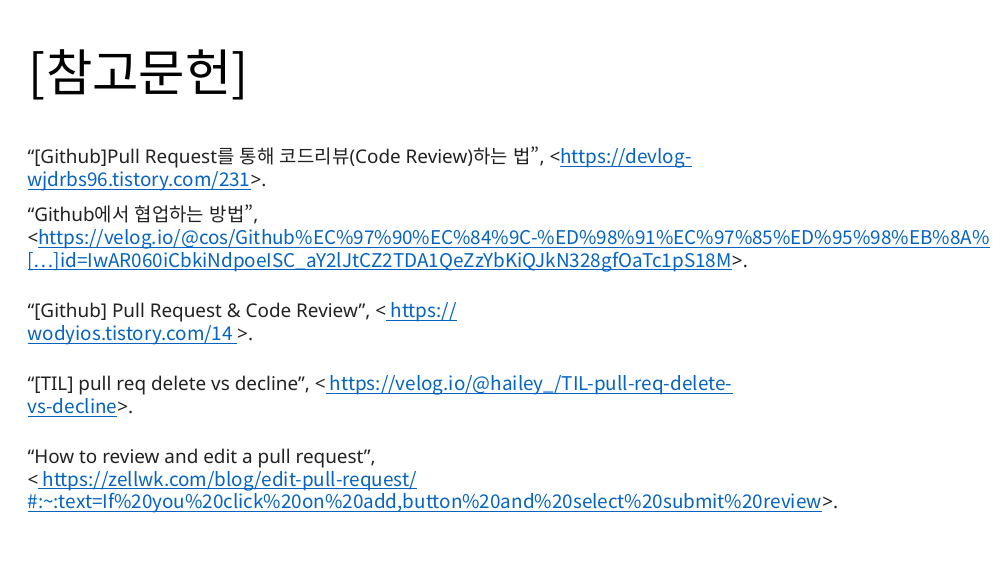
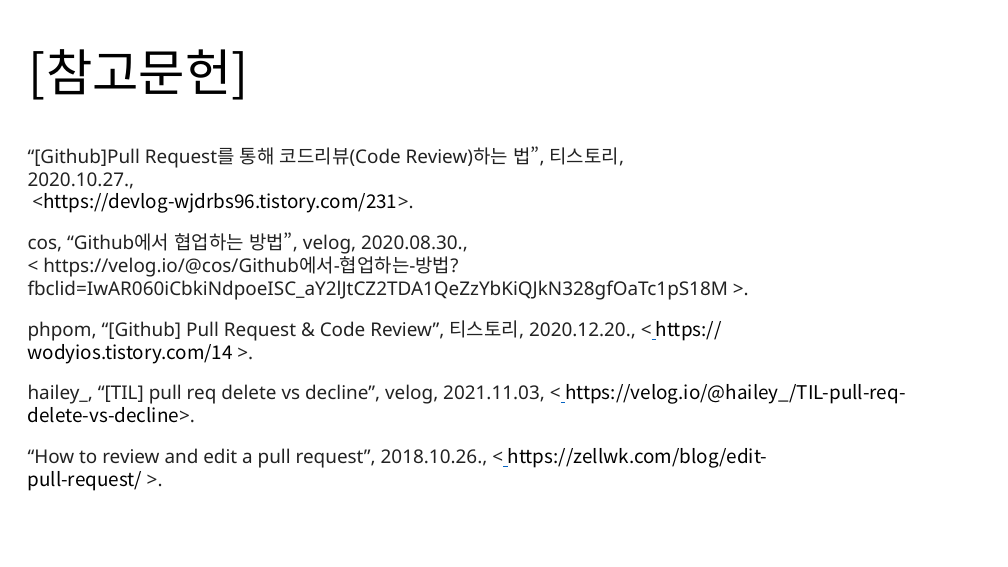
Before and after one commit to SeungHeeNoh/study_well, a slide deck: slide 22 of docs/4-1. github pull request.pptx. Drawn at 1008x567 pixels with LibreOffice and Linux fonts; fonts in the diff are those of the drawing. Boxes give left, top, right and bottom in pixels: in the first picture for what was removed or moved away, otherwise in the second. Text is boxed around its words. In the diff, an @@ line names an element or a change of style, - is before the commit and + after.

```diff
--- a/docs/4-1. github pull request.pptx
+++ b/docs/4-1. github pull request.pptx
@@ text at (28, 146, 624, 213): text changed @@
-“[Github]Pull Request를 통해 코드리뷰(Code Review)하는 법”, <https://devlog-wjdrbs96.tistory.com/231>.
+“[Github]Pull Request를 통해 코드리뷰(Code Review)하는 법”, 티스토리, 2020.10.27.,
+<https://devlog-wjdrbs96.tistory.com/231>.
@@ text at (28, 232, 728, 300): text changed; font Noto Sans CJK KR to Noto Sans; text colour #0563C1 to #222222 @@
-“Github에서 협업하는 방법”,
-<https://velog.io/@cos/Github%EC%97%90%EC%84%9C-%ED%98%91%EC%97%85%ED%95%98%EB%8A%[…]id=IwAR060iCbkiNdpoeISC_aY2lJtCZ2TDA1QeZzYbKiQJkN328gfOaTc1pS18M>.
+cos, “Github에서 협업하는 방법”, velog, 2020.08.30.,
+< https://velog.io/@cos/Github에서-협업하는-방법?fbclid=IwAR060iCbkiNdpoeISC_aY2lJtCZ2TDA1QeZzYbKiQJkN328gfOaTc1pS18M >.
@@ text at (28, 320, 722, 364): text changed @@
-“[Github] Pull Request & Code Review”, < https://wodyios.tistory.com/14 >.
+phpom, “[Github] Pull Request & Code Review”, 티스토리, 2020.12.20., < https://wodyios.tistory.com/14 >.
@@ text at (28, 384, 906, 423): text changed; font Noto Sans CJK KR to Noto Sans; text colour #0563C1 to #222222 @@
-“[TIL] pull req delete vs decline”, < https://velog.io/@hailey_/TIL-pull-req-delete-vs-decline>.
+hailey_, “[TIL] pull req delete vs decline”, velog, 2021.11.03, < https://velog.io/@hailey_/TIL-pull-req-delete-vs-decline>.
@@ text at (28, 448, 768, 491): text changed; font Noto Sans CJK KR to Noto Sans; text colour #0563C1 to #222222 @@
-“How to review and edit a pull request”,
-< https://zellwk.com/blog/edit-pull-request/#:~:text=If%20you%20click%20on%20add,button%20and%20select%20submit%20review>.
+“How to review and edit a pull request”, 2018.10.26., < https://zellwk.com/blog/edit-pull-request/ >.
```
Also in this commit, not shown: 1 other slide changed.
